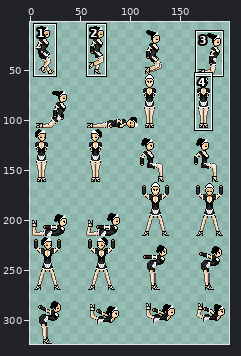
Two versions of one sprite sheet, Platformer/Assets/Images/HeroineKOBase.png. Above: a wide view before the commit, with the close-up outlined.
Close-up. First the earlier version:
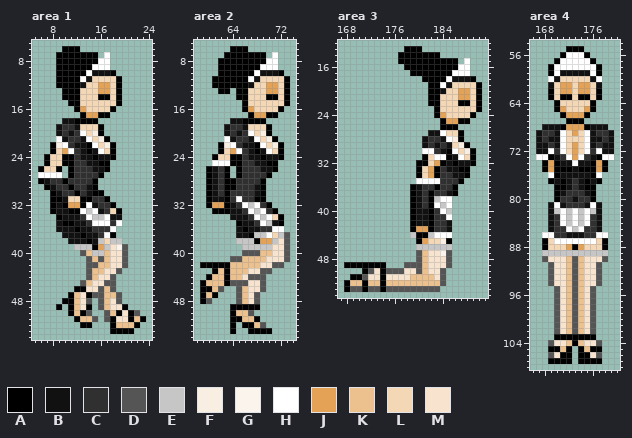
The file is 216x324 pixels. Colours within 5 levels of each other are drawn and written as one. Shown: area 1: x 5..24, y 5..54; area 2: x 58..74, y 5..54; area 3: x 167..191, y 12..54; area 4: x 166..180, y 54..108. The wide view leaves out empty margins. The commit also changed other parts of the picture, which this record leaves out.
Palette (. is transparent): A #000000  B #111111  C #303030  D #555555  E #c6c6c6  F #f8eee2  G #faf4ec  H #ffffff  J #e3a256  K #ecc18e  L #f4d7b5  M #f8e4ce
Pixels before, area 1, first column x 6:
 6 ....AAA...........
 7 ...AAAAAAA.H......
 8 ...AAAAAAAHH......
 9 ...AAAAAAHHH......
10 ...AAAAAHBBBA.....
11 ...AAAAHBLLLLA....
12 ...AAAABLLJJLA....
13 ....AAALLLJJLA....
14 ....AAALLLAALA....
15 .....AALLLLLLA....
16 ......AJLLLLA.....
17 .......AJJAA......
18 ....BBAAAA........
19 ...BCCBLLLA.......
20 ...BCBCHLFA.......
21 ...HBCCBHLFA......
22 ..AFHCBBAHLFA.....
23 ..ALJHCBABHLA.....
24 .ALLAACBBABBA.....
25 .ALLAACCBBAA......
26 ALLA.ACCCBBA......
27 HHHH.ACCCCA.......
28 ABCCACCCCA........
29 .ABCCACCBA........
30 ..ABCCACBAA.......
31 ..AABLLAACCA......
32 ..ABAJJAHBCCA.....
33 ..ABBAAHEHBCLA....
34 ...ABBBCHEEHBB....
35 ...BAABBCHHHCH....
36 ...BBBABBCCCH.....
37 ....BBBABBCHA.....
38 .....BBBABELEE....
39 ......EEEAJEMGD...
40 .......DKEEKMMD...
41 ........DKDKMMD...
42 ........DDKKMMD...
43 ........DKKMMD....
44 ........DKMMD.....
45 .......DKMMDD.....
46 ......AAMMDKD.....
47 .....AKMADDKKD....
48 ....AAKMD.DKMD....
49 ...A.AKMA.DKMMA...
50 .....AKAD..DKAMAD.
51 ......AKKD.DAMMAKA
52 .......AA...AKKKA.
53 ............AAAA..
Pixels before, area 2, first column x 59:
 6 .....AAA.......
 7 ....AAAAAAA.H..
 8 ...AAAAAAAAHH..
 9 ...AAAAAAAHHH..
10 ...AAAAAAHBBBA.
11 ..AAAAAAHBLLLLA
12 ..AAAAAABLLJJLA
13 ...AA.AALLLJJLA
14 ......AALLLAALA
15 .......ALLLLLLA
16 .......AJLLLLA.
17 ........AJJAA..
18 .....BBAAAA....
19 ....BCCBLLLA...
20 ....BCBCHLFA...
21 ....HBCCBHLFA..
22 ...AFHCBBAHLFA.
23 ...ALJHCBABHLA.
24 ..ALLAACBBABBA.
25 ..HHHAACCBBAA..
26 .ABCA.ACCCBBA..
27 .ABCA.ACCCCA...
28 .ABCAACCCCA....
29 .ABCAACCCBA....
30 .ABCACCCCBA....
31 .ABBACHCCAA....
32 .AJJABCHEHCA...
33 ..AAABBCHEHCA..
34 .....BBBCHEHLA.
35 ......ABBCHEBA.
36 ......BABBCCHH.
37 ......BBAEEHLED
38 ......EEEAJJEMD
39 .......EEEEEMMD
40 .......DDDKKMMD
41 .....DDKKKKMMMD
42 AAAAAKKKKKMMDD.
43 ..AKAKKKMMDD...
44 .AKKAKKMDDD....
45 AKKKADDDMMD....
46 AAKD..DKMMD....
47 AKA...DKMD.....
48 AD....DKMD.....
49 .....AAAAA.....
50 .....AKKD......
51 .....AAKKA.....
52 .....A.AAKD....
53 .....A..AAAA...
Pixels before, area 3, first column x 168:
13 ..........AAA..........
14 .........AAAAAAA.......
15 .........AAAAAAAAAA.H..
16 ..........AAAAAAAAAHH..
17 ...........AAAAAAAHHH..
18 .............AAAAHBBBA.
19 ..............AAHBLLLLA
20 ..............AABLLJJLA
21 ..............AALLLJJLA
22 ..............AALLLAALA
23 ...............ALLLLLLA
24 ...............AJLLLLA.
25 ................AJJAA..
26 ................AAA....
27 ..............BBHLLA...
28 .............BCCBHFA...
29 .............BCBCBLFA..
30 .............HHCBAHLFA.
31 .............ALHHABHLA.
32 ............AALJABABBA.
33 ............ALJACBBAA..
34 ............ALJACCBBA..
35 ............HHHHCCCA...
36 ...........ABCCACCA....
37 ...........ABCACCBA....
38 ...........ABCAEHH.....
39 ...........ABCAHEH.....
40 ...........ABBACHE.....
41 ...........ABBACCH.....
42 ...........ABBACCB.....
43 ...........AJJACCB.....
44 ...........EAAEHHH.....
45 ............AJLLFA.....
46 ............EEEEEE.....
47 ............DKMMGD.....
48 ............DKMMMD.....
49 AAAAAAA...DDDKMMMD.....
50 ...ADMADDDMMDKMMD......
51 .AADMMAMMMMKKKKMD......
52 AKKAKKAKKKKKKKKKD......
53 ADDADDADDDDDDDDD.......
Pixels before, area 4, first column x 167:
 55 .....AAA.....
 56 ....AHHHA....
 57 ...AHHHHHA...
 58 ..AHHHHHHHA..
 59 ..AHBBBBBHA..
 60 ..HBLLLLLBH..
 61 ..BLJJLJJLB..
 62 ..ALJJLJJLA..
 63 ..ALAALAALA..
 64 ...ALLLLLA...
 65 ...AJLLLJA...
 66 ....AJJJA....
 67 .....AAA.....
 68 .BBBAJJJABBB.
 69 BCCBHLJLHBCCB
 70 BCBBHLLLHBBCB
 71 BBCBHLJLHBCBB
 72 BBHCHLJLHCHBB
 73 HHABCHJHCBAHH
 74 .AJABBHBBAJA.
 75 .AJAAABAAAJA.
 76 ..HABBBBBAH..
 77 ..ABABCBABA..
 78 ...AABCBAA...
 79 ...ABCCCBA...
 80 ...ACCBCCA...
 81 ..BHBCCCBHB..
 82 ..BEHEHEHEB..
 83 ..BCHEHEHCB..
 84 ..BCHEHEHCB..
 85 ..BCCHEHCCB..
 86 .HHCCBBBCCHH.
 87 .ALHHHHHHHLA.
 88 .ALLLJAJLLLA.
 89 .EEEEEEEEEEE.
 90 .DMMMKDKMMMD.
 91 ..DMMKDKMMD..
 92 ..DMMKDKMMD..
 93 ..DMMKDKMMD..
 94 ..DMMKDKMMD..
 95 ...DMKDKMD...
 96 ...DMKDKMD...
 97 ...DMKDKMD...
 98 ...DMKDKMD...
 99 ...DMKDKMD...
100 ...DMKDKMD...
101 ...DMKDKMD...
102 ...DMKDKMD...
103 ...AAAAAAA...
104 ..DMMKAKMMD..
105 ..AAKA.AKAA..
106 ..DMAA.AAMD..
107 ..AAAA.AAAA..
Now the later version:
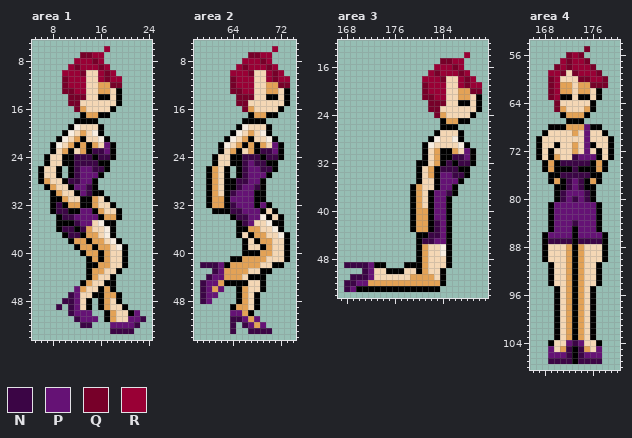
Colours new in this view: N #3b0545  P #651275  Q #770029  R #990035
Changes in this commit:
Changed rows in their new state; - is an unchanged pixel.
Area 1:
first column x 6:
 6 ----...----R------
 7 ---....QQRR.------
 8 ---...RRRQR.------
 9 ---..RQRRRQR------
10 ---.RRRQLLRQR-----
11 ---.QRRRL-RQRR----
12 ---.QRRR----QQ----
13 ----QQRR----------
14 ----.QQQ----------
15 -----QQ-----------
16 ------Q-----------
18 ----..------------
19 ---..AF-----------
20 ---.AFLJ----------
21 ---AFLJAL---------
22 ----LJAJ-J-P------
23 -----ALJ-NNP------
24 ------NNN-NN------
25 ------NNNN--------
26 ------NPPNN-------
27 ALLA--NPPP--------
28 -JLL-NNPP---------
29 --JLL-PPN---------
30 ---JLL-PN---------
31 ----J----JL-------
32 ---N----AJLL------
33 ---NN--PPAJL------
34 ----NNPPPPAJJA----
35 ---A--NPPLFAA.----
36 ---ANN-NJLLFA-----
37 ----ANN-JJLF------
38 -----AJJ-JJ-FA----
39 ------AJJ--JLFA---
40 -------AJJAJLLA---
41 --------AJAJLLA---
42 --------AAJJLLA---
43 --------AJJLLA----
44 --------AJLLA-----
45 -------AJLLAA-----
46 ------PJLLAJA-----
47 -----NPLLAAJJA----
48 ----NNPLA-AJLA----
49 ---N-NPL--AJLL----
50 -----NPPP--AJLL-P-
51 ------NPPP-AJLLPPN
52 -------NN---PPPPN-
53 ------------NNNN--
Area 2:
first column x 59:
 6 -----...----R--
 7 ----....QQRR.--
 8 ---....RRRQR.--
 9 ---...RQRRRQR--
10 ---..RRRQLLRQR-
11 --...QRRRL-RQRR
12 --...QRRR----QQ
13 ---..QQRR------
14 ------QQQ------
15 ------QQ-------
16 -------Q-------
18 -----..--------
19 ----..AF-------
20 ----.AFLJ------
21 ----AFLJAL-----
22 -----LJAJ-J-P--
23 ------ALJ-NNP--
24 -------NNN-NN--
25 --ALL--NPNN----
26 --JL---NPPNN---
27 --JL---NPPP----
28 --JL--NNPP-----
29 --JL--NPPN-----
30 --JL-NPPPA-----
31 --JJ-PPPP------
32 -----NPPPAP----
33 -----NNPPPAL---
34 -----ANNPPFA---
35 -------NPLLFA--
36 ------A-JJLLFA-
37 ------AL-JJL-FA
38 ------.AL---LLA
39 -------ALLAJLLA
40 -------AAAJJLLA
41 -----AAJJJJLLLA
42 NNNP-JJJJJLLAA-
43 --NPJJJJLLAA---
44 -NPPJJJLAAA----
45 NPPJ-AAALLA----
46 NPJP--AJLLA----
47 NPP---AJLA-----
48 NP----AJLA-----
49 ------JJL------
50 -----PPJA------
51 -----NNPJP-----
52 -----N-NPJP----
53 -----N--NNNN---
Area 3:
first column x 168:
13 ----------...----------
14 ---------.......----R--
15 ---------.......QQRR.--
16 ----------.....RRRQR.--
17 -----------...RQRRRQR--
18 -------------RRRQLLRQR-
19 -------------QRRRL-RQRR
20 -------------QRRR----QQ
21 -------------QQRR------
22 --------------QQQ------
23 --------------QQ-------
24 ---------------Q-------
27 --------------.AL------
28 -------------.AFLL-----
29 -------------AFLLL-----
30 -------------ALJA-J-P--
31 ---------------JA-NNP--
32 -----------------N-NN--
33 ----------------NNN----
34 ----------------PPNN---
35 ------------ALLAPPP----
36 ------------JLL-PP-----
37 ------------JL-PPN-----
38 ------------JL-PPA-----
39 ------------JL-PPA-----
40 ------------JJ-PPA-----
41 ------------JJ-PPA-----
42 ------------JJ-NPA-----
43 ---------------NPA-----
44 -----------.--NNPA-----
45 -------------NNPP------
46 ------------AJLLFA-----
47 ------------AJLLFA-----
48 ------------AJLLLA-----
49 NNNNP-----AAAJLLLA-----
50 ---NPLLAAALLAJLLA------
51 -NNNPLLLLLLJJJJLA------
52 NNPPJJJJJJJJJJJJA------
53 NPA-AA-AAAAAAAAA-------
Area 4:
first column x 167:
 55 -----...Q----
 56 ----.QRQ.----
 57 ---.RQRRQ.---
 58 --.QRQRRRQ.--
 59 --RRQLQRRRQ--
 60 --QR---QQRRQ-
 61 --QR-----QQQ-
 62 --QR---------
 63 --QR---------
 64 ---Q---------
 65 ---Q---------
 68 -.AA----PAA.-
 69 .ALLL---PLLA.
 70 ALLLL---PLLLA
 71 ALLAL---PALLA
 72 ALALL---PLALA
 73 AL-JLLNPPP-LA
 74 ----NNNNN----
 75 ------N------
 76 --A-NNNNN-A--
 77 ---J-NPN-J---
 78 -----NPN-----
 79 ----NPPPN----
 80 ----NPNPN----
 81 --APPPPPPPA--
 82 --APPPPPPPA--
 83 --APPPPPPPA--
 84 --APPPNPPPA--
 85 --APPPAPPPA--
 86 -APPPPAPPPPA-
 87 --NNNNANNNN--
 89 -ALLLJAJLLLA-
 90 -ALLLJAJLLLA-
 91 --ALLJAJLLA--
 92 --ALLJAJLLA--
 93 --ALLJAJLLA--
 94 --ALLJAJLLA--
 95 ---ALJAJLA---
 96 ---ALJAJLA---
 97 ---ALJAJLA---
 98 ---ALJAJLA---
 99 ---ALJAJLA---
100 ---ALJAJLA---
101 ---ALJAJLA---
102 ---ALJAJLA---
103 ----LJ-JL----
104 --ALLPNPLLA--
105 --PLJNANJLP--
106 --PPPNANPPP--
107 --NNNNANNNN--
Changed places in both close-ups, as pixel boxes (x1, y1, x2, y2):
changed: (38, 46, 146, 334)
changed: (200, 46, 290, 334)
changed: (344, 46, 482, 292)
changed: (536, 46, 614, 364)
